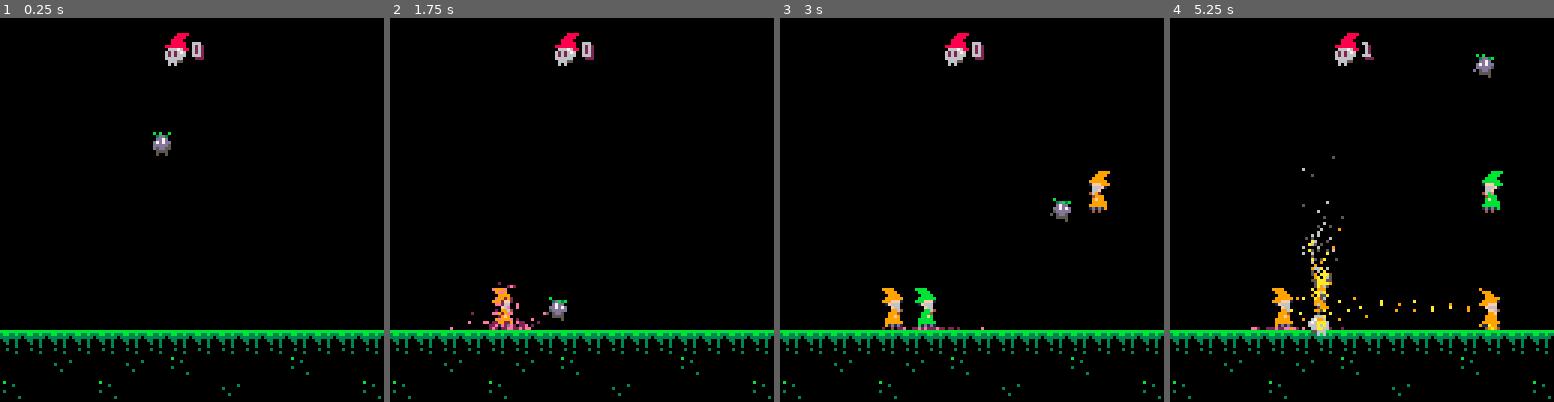
Above: before the commit, frames 1-4 (left to right).
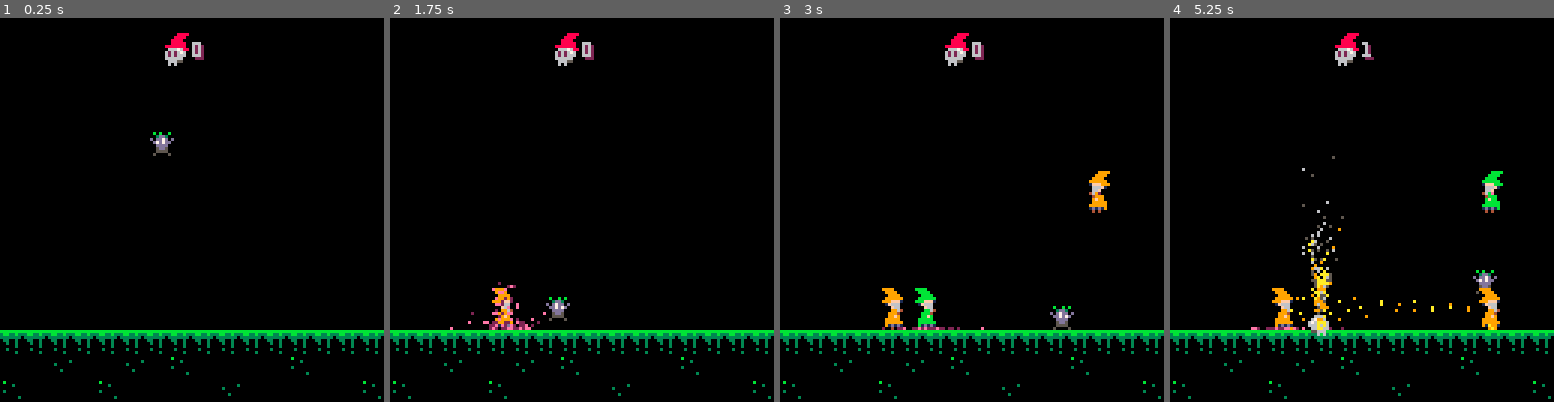
Above: after the commit, the same moments.

Repository: CalebHicks1/pico-8
Game: PICO-8 cartridge wizard.p8
Same seed, same stepped clock (60 frames per second), same inputs: the game is played once before the commit and once after it.
Inputs:
- Up to frame 1 (0.25 s): no input
- Up to frame 2 (1.75 s): tap X (X key) at 0.33, 1.07 s; tap O (Z key) at 0.7, 1.7 s; hold Right from 1.6 s (still down)
- Up to frame 3 (3 s): tap X (X key) at 1.85, 2.97 s; release Right at 2.1 s; tap O (Z key) at 2.1, 2.5, 2.9 s; hold Right from 2.47 s (still down)
- Up to frame 4 (5.25 s): release Right at 3.03 s; hold Left 3.08-3.58 s; tap O (Z key) every 0.4 s from 3.3 to 4.9 s; hold Down 3.63-3.97 s; hold Right 4.02-4.68 s; tap X (X key) at 4.08, 5.2 s; hold Left from 5.08 s (still down)

The runs differ from the first frame. In frame 1, less than 0.1% of the frame differs, in the area x 39-46%, y 31-36%; in frame 2, less than 0.1%; in frame 3, 0.4%; in frame 4, 0.5%, in the area x 78-86%, y 9-82%.

Commit message:
Fixed jumping

Diff:
--- a/wizard.p8
+++ b/wizard.p8
@@ -2,7 +2,6 @@
 version 43
 __lua__
 
--- TODO fix jumping
 -- TODO timed wizard spawning
 -- TODO start/retry screens
 
@@ -34,7 +33,8 @@
   		facing=true, -- true = left
   		dead=false,
 		just_died=false,
-		col=rnd(colors)
+		col=rnd(colors),
+        on_ground = false
 	}
 	return a
 end
@@ -188,7 +188,7 @@
 	if p.player and not p.just_died then
 		if (btn(0)) p.dx -= accel
 		if (btn(1)) p.dx += accel
-		if (btnp(4)) p.dy = -4
+		if (btn(4)) and p.on_ground p.dy = -4
 			-- cast fireball
 	else
 		enemy_wizard(p)
@@ -202,11 +202,12 @@
 	floor_overlap = floor_overlap_left or floor_overlap_right
 	if floor_overlap then
 		p.dy = 0
-
+	    p.on_ground = true
 	else
 		-- set this to just enough
 		-- to touch the wall?
 		p.y += p.dy
+        p.on_ground = false
 	end
 	p.x += p.dx
 
@@ -318,31 +319,24 @@
 	if p.k==1 then
 		-- while not dead, draw wizard
 		-- draw feet
-		if abs(p.dx) > 0.1 then
-			-- draw head and feet
-			-- with animation
-			if p.player then
-				spr(50+p.frame,p.x,p.y,1,1,p.facing)
-				-- spr(17+p.frame,p.x,p.y+8,1,1,p.facing)
-			else
-				spr_recolor(1+p.frame, p.x,p.y,p.facing,12,p.col)
-				spr_recolor(17+p.frame, p.x,p.y+8,p.facing,12,p.col)
-			end
-		else
-			-- draw head and feet
-			-- without animation
-			if p.player then
-				spr(49, p.x,p.y,1,1,p.facing)
-				-- spr(17, p.x,p.y+8,1,1,p.facing)
-			else
-                sprites={1,17}
-                if check_status(p,"casting") then
-                    sprites={3,18}
+        if p.player then
+            sprite = 49
+            if p.on_ground then
+                if abs(p.dx) > 0.1 then
+                    sprite=50+p.frame
                 end
-				spr_recolor(sprites[1], p.x,p.y,p.facing,12,p.col)
-				spr_recolor(sprites[2], p.x,p.y+8,p.facing,12,p.col)
-			end
-		end -- end if
+            else
+                sprite = 48
+            end
+            spr(sprite,p.x,p.y,1,1,p.facing)
+        else
+            sprites={1,17}
+            if check_status(p,"casting") then
+                sprites={3,18}
+            end
+            spr_recolor(sprites[1], p.x,p.y,p.facing,12,p.col)
+            spr_recolor(sprites[2], p.x,p.y+8,p.facing,12,p.col)
+        end
 	else
 		-- dead
 		-- without hat
@@ -452,14 +446,14 @@
 0000000090009990000099900000000000000000000000000000000000000000000000000000000000000000d52222dd000000005d5550005d55d55520332033
 0000000000000000000000000000000000000000000000000000000000000000000000000000000000000000dd522ddd00000000550000005555555502333333
 0000000000000000000000000000000000000000000000000000000000000000000000000000000000000000dddddddd000000000000000055d55ddd20233330
-000000000b00b0b00000b0b00b000000000000000000000000000000000000000000000005050505555555555d5d5d5d00000000000550000000000000000000
-00000000003dd3000b3dd300003db3b000000000000000000000000000000000000000000050505055555555d5d5d5d500000000000550000000000000000000
-0000000000d7dd0000d7dd0000d7dd00000000000000000000000000000000000000000000000000555555555d5d5d5d00000000000550000000000000000000
-000000000dd7d7d00dd7d7d00dd7d7d0000000000000000000000000000000000000000000000000050505050505050500000000000550000000000000000000
-0000000005ddddd005ddddd005ddddd0000000000000000000000000000000000000000000000000505050505050505000000000000550000000000000000000
-00000000055dd5d0005dd50d505dd500000000000000000000000000000000000000000000000000000000000000000000000000000550000000000000000000
-00000000005555000055550000555500000000000000000000000000000000000000000000000000000000000000000000000000000550000000000000000000
-00000000005005000050000000000500000000000000000000000000000000000000000000000000000000000000000000000000000550000000000000000000
+0b00b0b00b00b0b00000b0b00b000000000000000000000000000000000000000000000005050505555555555d5d5d5d00000000000550000000000000000000
+003dd300003dd3000b3dd300003db3b000000000000000000000000000000000000000000050505055555555d5d5d5d500000000000550000000000000000000
+d0d7dd0d00d7dd0000d7dd0000d7dd00000000000000000000000000000000000000000000000000555555555d5d5d5d00000000000550000000000000000000
+0dd7d7d00dd7d7d00dd7d7d00dd7d7d0000000000000000000000000000000000000000000000000050505050505050500000000000550000000000000000000
+00dddd0005ddddd005ddddd005ddddd0000000000000000000000000000000000000000000000000505050505050505000000000000550000000000000000000
+005dd500055dd5d0005dd50d505dd500000000000000000000000000000000000000000000000000000000000000000000000000000550000000000000000000
+00555500005555000055550000555500000000000000000000000000000000000000000000000000000000000000000000000000000550000000000000000000
+05000050005005000050000000000500000000000000000000000000000000000000000000000000000000000000000000000000000550000000000000000000
 __map__
 0000000000000000000000000000000000000000000000000000000000000000000000000000000000000000000000000000000000000000000000000000000000000000000000000000000000000000000000000000000000000000000000000000000000000000000000000000000000000000000000000000000000000000
 0000000000000000000000000000000000000000000000000000000000000000000000000000000000000000000000000000000000000000000000000000000000000000000000000000000000000000000000000000000000000000000000000000000000000000000000000000000000000000000000000000000000000000
